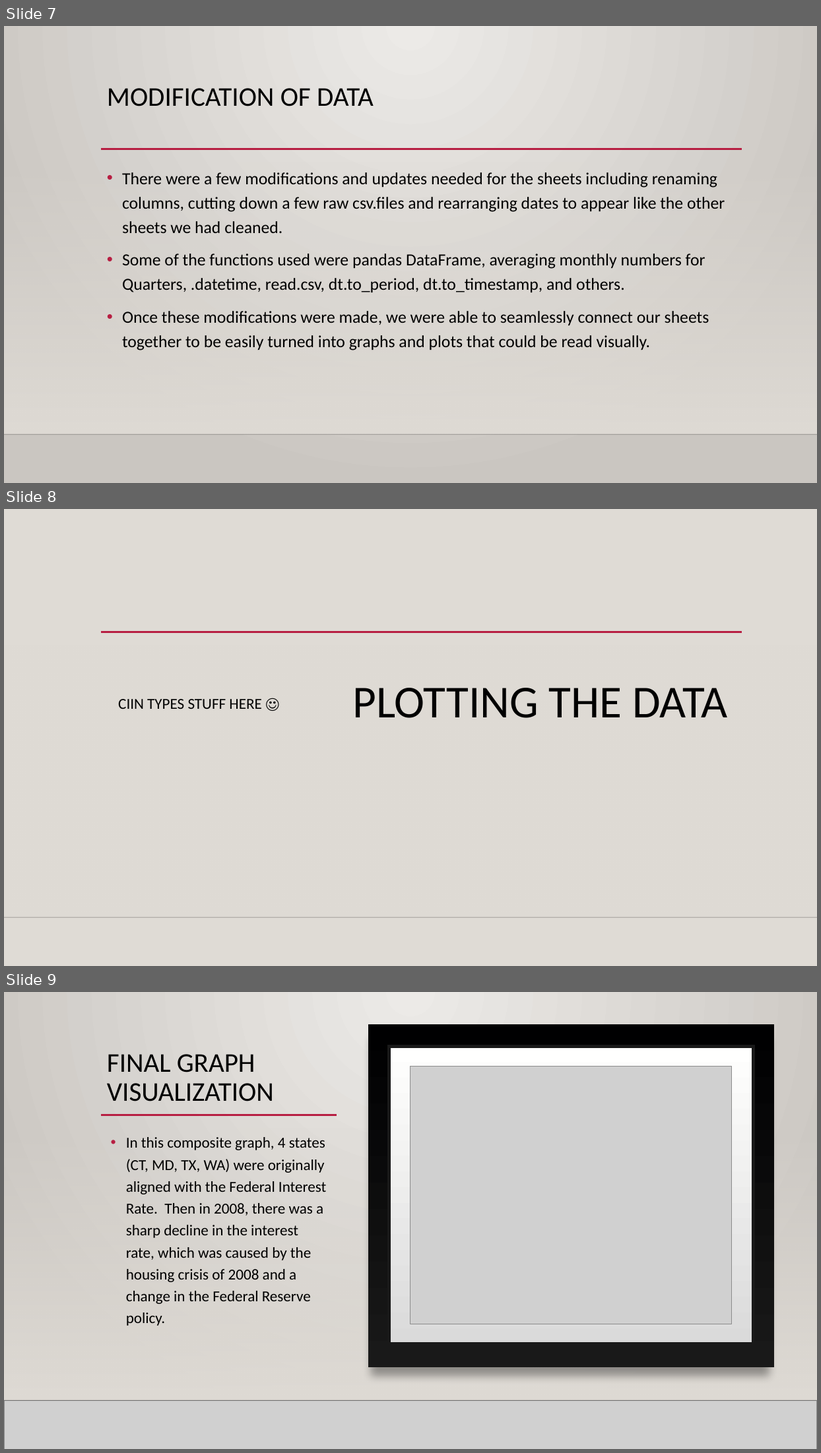
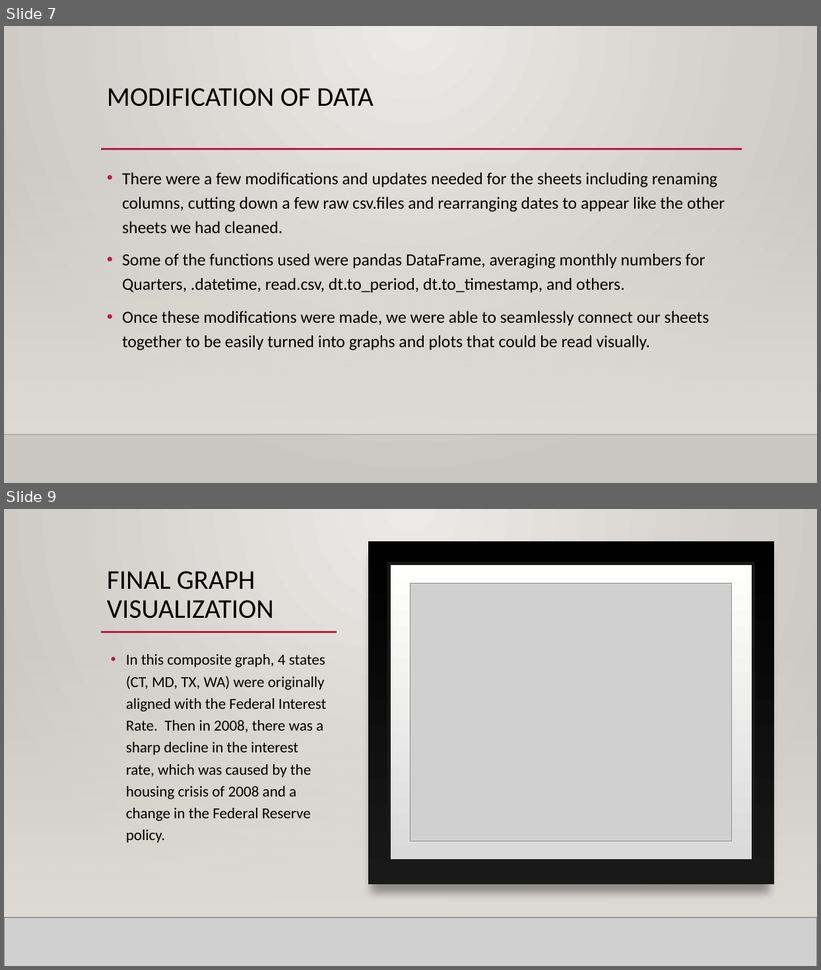
Before and after one commit to GitItDren/Python-Project-CMD-, a slide deck: Python Project(Team CMD).pptx. Shown one above the other, each under a label of ours: slides 7, 8 and 9 before the commit, slides 7 and 9 after it; the slides between them are not shown. The pictures are 821x1453 and 821x970 pixels, drawn with LibreOffice and Linux fonts; fonts in the diff are those of the drawing; grey boxes stand for pictures; background and template pictures are left out. Boxes give left, top, right and bottom in pixels: in the first picture for what was removed or moved away, otherwise in the second. Text is boxed around its words. In the diff, an @@ line names an element or a change of style, - is before the commit and + after.

```diff
--- a/Python Project(Team CMD).pptx
+++ b/Python Project(Team CMD).pptx
@@ slide 8 removed at (x1=4, y1=509, x2=817, y2=966), background #DFDBD5; not listed: 3 template elements that a slide beside it also shows @@
@@ text removed at (x1=118, y1=699, x2=261, y2=709) @@
-CIIN TYPES STUFF HERE ☺
@@ title removed at (x1=353, y1=688, x2=728, y2=718) @@
-PLOTTING THE DATA
```
Also in this commit, not shown: 1 slide changed, 1 slide added.
